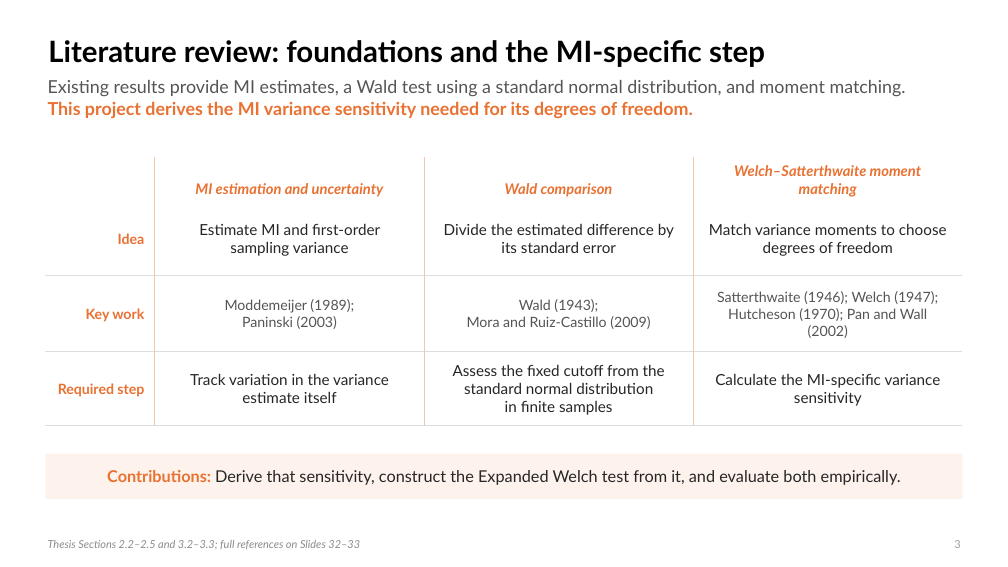
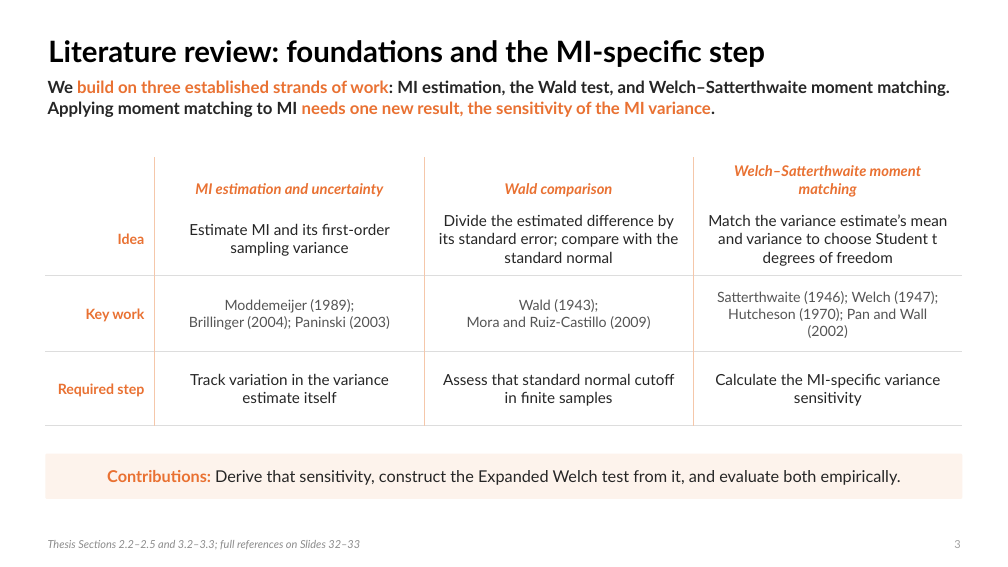
Before and after one commit to dzhao61/MCSResearchSimulations, a slide deck: slide 3 of Thesis Presentation/Daniel_Zhao_Welch_MI_Presentation_Final.pptx. Drawn at 1008x567 pixels with LibreOffice and Linux fonts; fonts in the diff are those of the drawing. Boxes give left, top, right and bottom in pixels: in the first picture for what was removed or moved away, otherwise in the second. Text is boxed around its words. In the diff, an @@ line names an element or a change of style, - is before the commit and + after.

```diff
--- a/Thesis Presentation/Daniel_Zhao_Welch_MI_Presentation_Final.pptx
+++ b/Thesis Presentation/Daniel_Zhao_Welch_MI_Presentation_Final.pptx
@@ text at (48,80,950,117): text changed; size 17 to 16 pt; text colour #555555 to #262626; bold on @@
-Existing results provide MI estimates, a Wald test using a standard normal distribution, and moment matching.
-This project derives the MI variance sensitivity needed for its degrees of freedom.
+We build on three established strands of work: MI estimation, the Wald test, and Welch–Satterthwaite moment matching. Applying moment matching to MI needs one new result, the sensitivity of the MI variance.
@@ table at (45,147,963,426) @@
-row 2: Idea | Estimate MI and first-order sampling variance | Divide the estimated difference by its standard error | Match variance moments to choose degrees of freedom
+row 2: Idea | Estimate MI and its first-order sampling variance | Divide the estimated difference by its standard error; compare with the standard normal | Match the variance estimate’s mean and variance to choose Student t degrees of freedom
-row 3, column 2: Moddemeijer (1989); / Paninski (2003)
+row 3, column 2: Moddemeijer (1989); / Brillinger (2004); Paninski (2003)
-row 4, column 3: Assess the fixed cutoff from the standard normal distribution in finite samples
+row 4, column 3: Assess that standard normal cutoff in finite samples
```
Also in this commit, not shown: 22 other slides changed, 9 other files.
